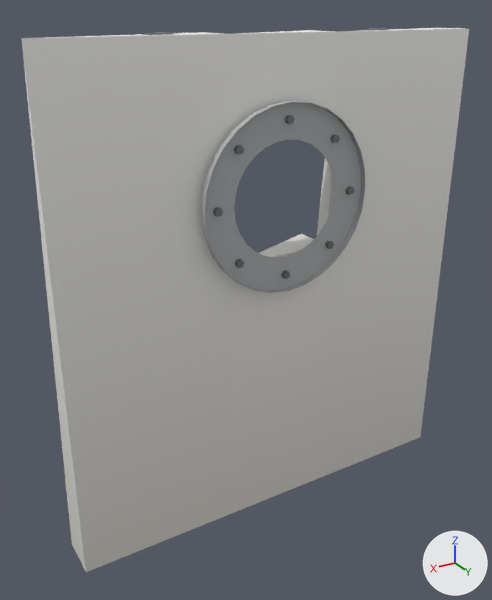
Two versions of the glTF model models/kit/porthole_concrete_meshin.glb, one commit apart.
The view is the same before and after, from a 50 mm lens placed at (1.58, 2.43, 2.29), pointed at (0.11, -0.02, 1.07). Arrows for +X, +Y and +Z are at lower right; the lights stay in place. The picture after the commit comes second. Vertices at exactly the same position are counted once.

Names of what the first picture shows: 'porthole_concrete_meshin'.
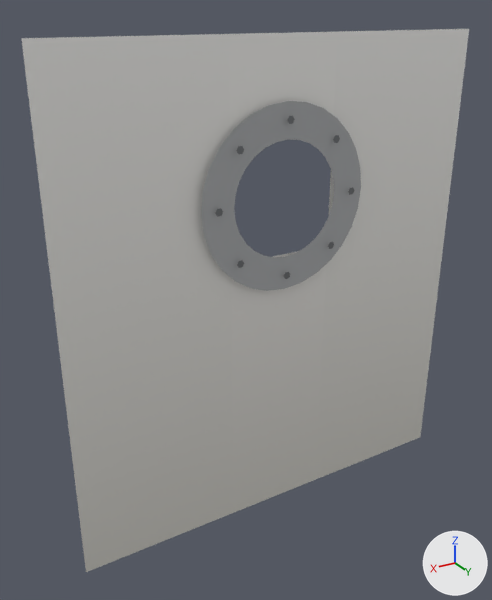
The change in detail:
me_base is used by ob_porthole_concrete_meshin; location (0.0, 0.0, 0.0).
me_base had 228 vertices, 340 faces and spanned x -1.0..1.0, y -0.1..0.16, z 0.0..2.21.
me_base now has 124 vertices, 112 faces and spans x -1.0..1.0, y 0.1..0.15, z 0.0..2.2.
me_base part 1: the loose piece of 6 vertices spanning x 0.45..0.55, y -0.05..0.05, z 2.2..2.21 is deleted.
me_base part 2: the loose piece of 6 vertices spanning x -0.55..-0.45, y -0.05..0.05, z 2.2..2.21 is deleted.
Part 3, on me_base:
92 vertices are removed from x -1.0..1.0, y -0.1..0.16, z 0.0..2.2.
216 faces are deleted.

Changed parts and their boxes [x1, y1, x2, y2] in the pictures (492 x 600 px):
'porthole_concrete_meshin', reshaped: before [21, 28, 469, 572]; after [21, 29, 469, 572]
part 1 of me_base, deleted: before [141, 32, 174, 35]
part 2 of me_base, deleted: before [355, 28, 386, 31]
part 3 of me_base, deleted: before [22, 28, 462, 571]
